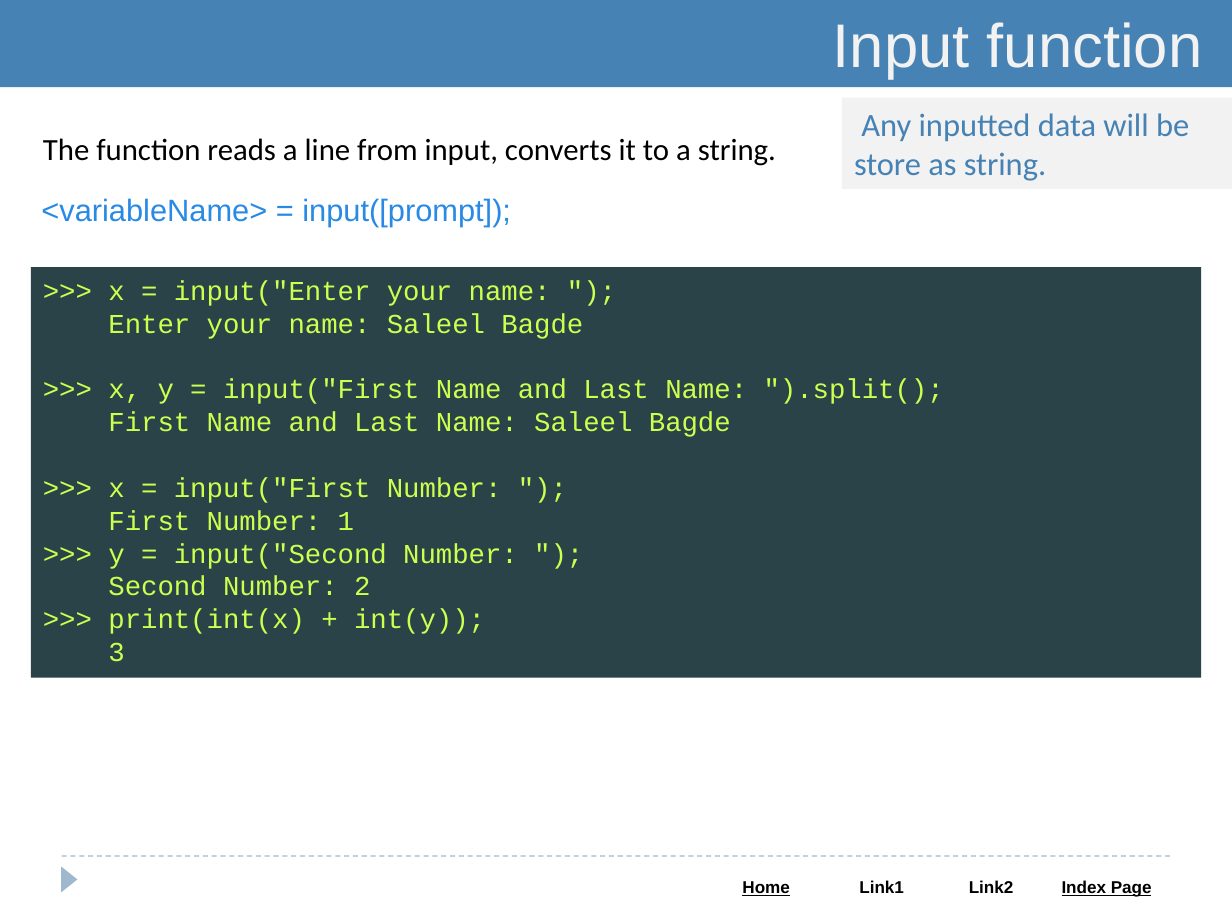
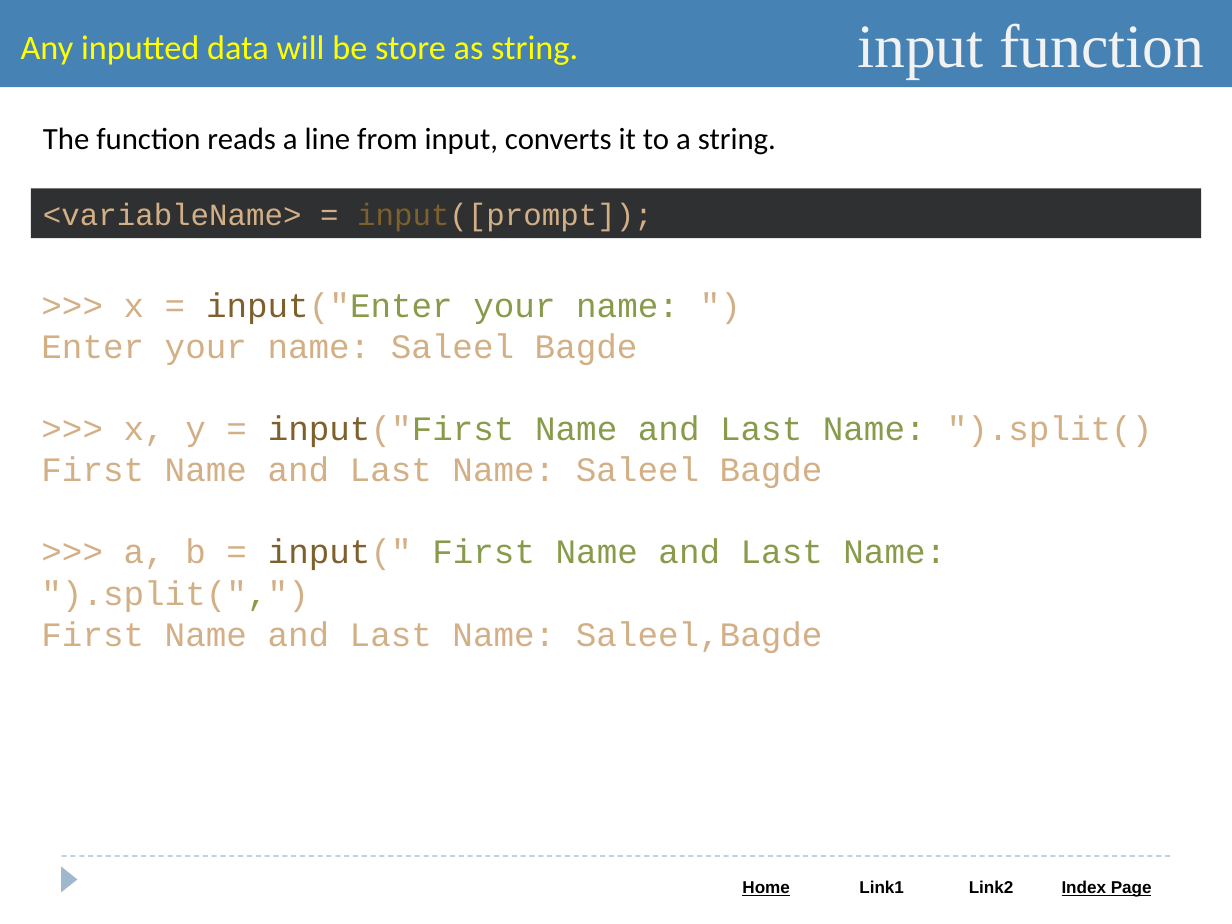
Before and after one commit to saleelgithub/PPTs, a slide deck: slide 33 of Python.pptx (slide 24 before the commit). Drawn at 1232x924 pixels with LibreOffice and Linux fonts; fonts in the diff are those of the drawing. Boxes give left, top, right and bottom in pixels: in the first picture for what was removed or moved away, otherwise in the second. Text is boxed around its words. In the diff, an @@ line names an element or a change of style, - is before the commit and + after.

```diff
--- a/Python.pptx
+++ b/Python.pptx
@@ text "Any inputted data will be ...": place and size @@
-text "Any inputted data will be ..." at [841, 97, 1232, 188]
+text "Any inputted data will be ..." at [21, 35, 578, 65]
@@ text "Any inputted data will be ..." at [21, 35, 578, 65]: size 19 to 20 pt, text colour #4682B4 to #FFFF00; fill #F2F2F2 to none @@
@@ text in rectangle at [857, 23, 1204, 79]: text changed; font Arial to Times New Roman @@
-Input function
+input function
@@ text "The function reads a line ...": place and size @@
-text "The function reads a line ..." at [43, 138, 776, 166]
+text "The function reads a line ..." at [43, 127, 776, 155]
@@ rectangle "<variableName> = input([prompt]);": place and size @@
-rectangle "<variableName> = input([prompt]);" at [41, 198, 511, 227]
+rectangle "<variableName> = input([prompt]);" at [31, 188, 1201, 238]
@@ rectangle "<variableName> = input([prompt]);" at [31, 188, 1201, 238]: font Arial to Courier New; text colour #298AE5 to #D3AF86 in "<variableName> = input([prompt]);"; text colour #298AE5 to #7E602C in "input([prompt]);"; fill none to #2E3032 @@
@@ text ">>> x = input("Enter your ...": place and size @@
-text ">>> x = input("Enter your ..." at [31, 267, 1201, 678]
+text ">>> x = input("Enter your ..." at [41, 292, 1153, 653]
@@ text ">>> x = input("Enter your ..." at [41, 292, 1153, 653]: fill #294349 to none @@
@@ text at [124, 292, 679, 324]: text changed; size 16 to 20 pt; text colour #CDFF4F to #889B4A @@
->>> x = input("Enter your name: ");
+>>> x = input("Enter your name: ")
@@ text at [41, 333, 823, 488]: size 16 to 20 pt, text colour #CDFF4F to #D3AF86 in "Enter your name: Saleel Bagde", "First Name and Last Name: Saleel Bagde" @@
@@ text at [124, 415, 1153, 447]: text changed; size 16 to 20 pt; text colour #CDFF4F to #889B4A @@
->>> x, y = input("First Name and Last Name: ").split();
+>>> x, y = input("First Name and Last Name: ").split()
@@ text at [41, 538, 946, 653]: text changed; size 16 to 20 pt; text colour #CDFF4F to #D3AF86 @@
->>> x = input("First Number: ");
-First Number: 1
->>> y = input("Second Number: ");
-Second Number: 2
->>> print(int(x) + int(y));
-3
+>>> a, b = input(" First Name and Last Name: ").split(",")
+First Name and Last Name: Saleel,Bagde
```
Also in this commit, not shown: 24 other slides changed, 55 slides added, 22 slides removed.
